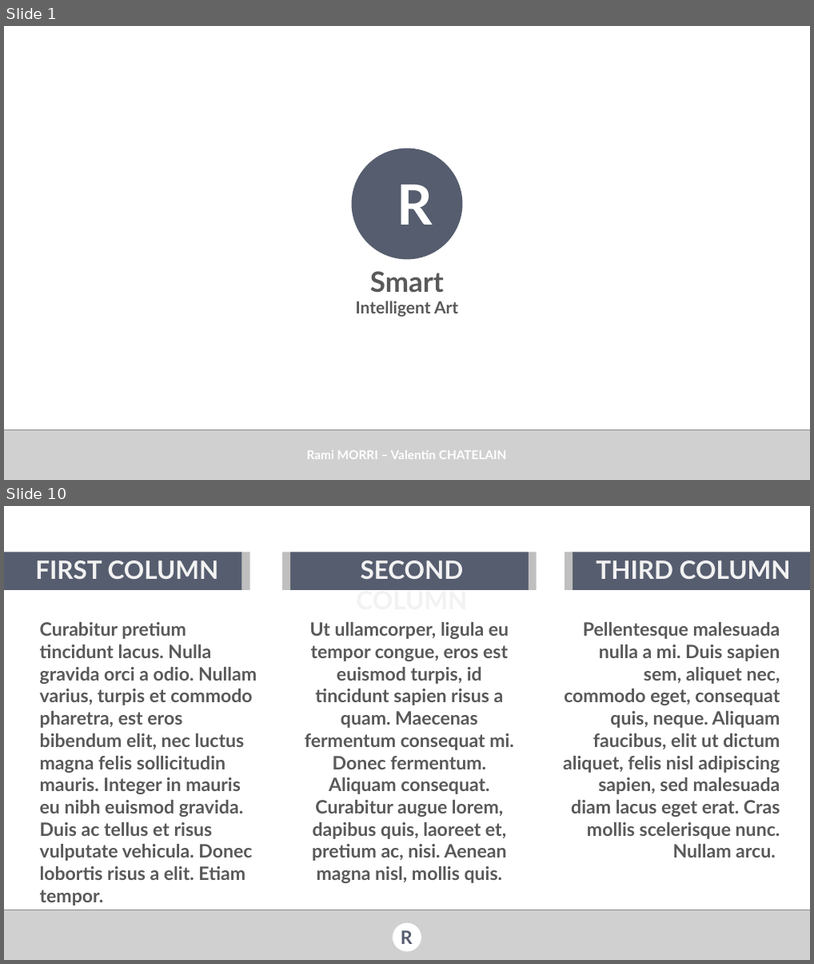
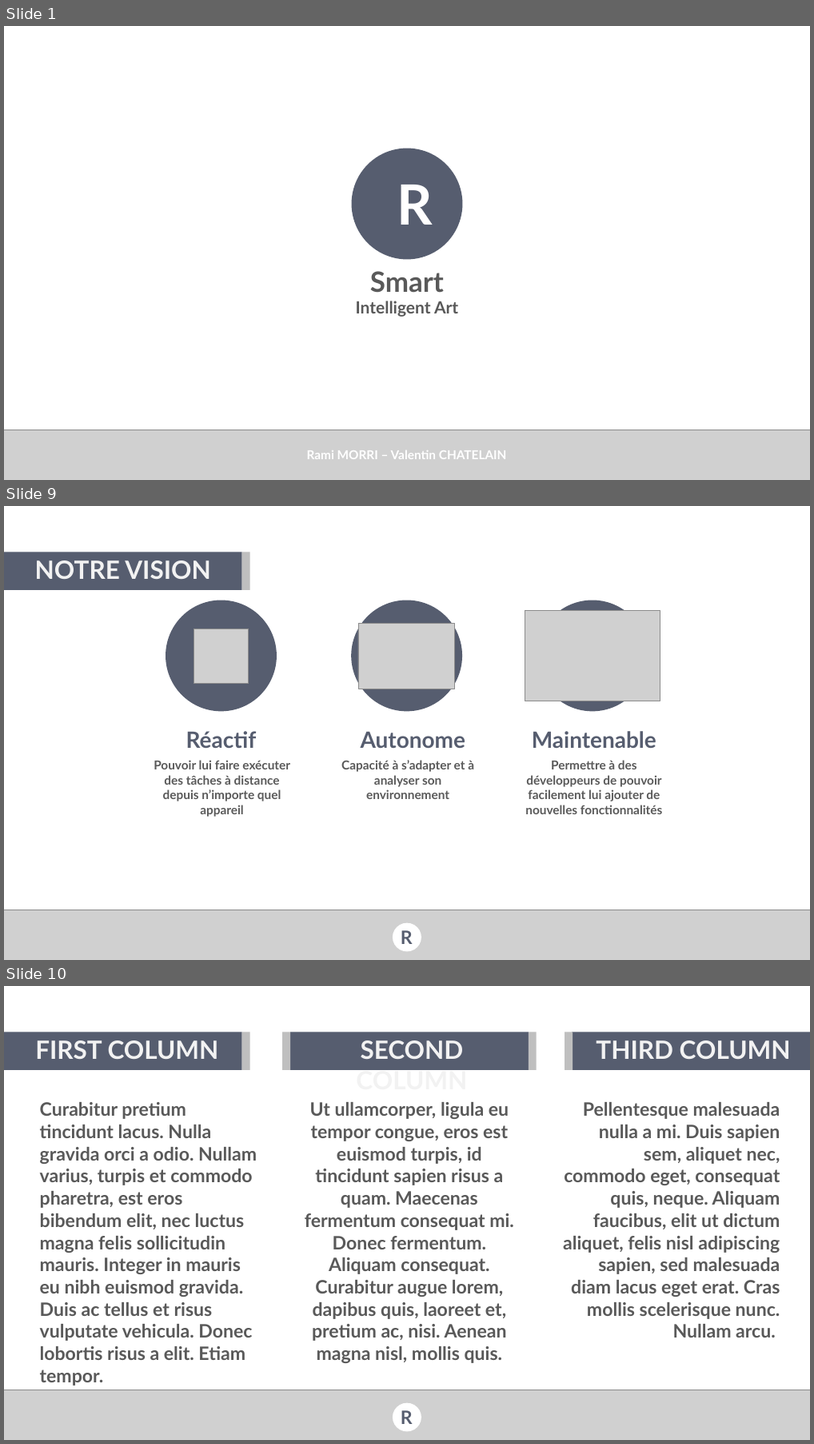
Before and after one commit to val92130/RSmart, a slide deck: Docs/Forum PI/RSmart presentation forum PI.pptx. Shown one above the other, each under a label of ours: slides 1 and 10 before the commit, slides 1, 9 and 10 after it; the slides between them are not shown. The pictures are 814x964 and 814x1444 pixels, drawn with LibreOffice and Linux fonts; fonts in the diff are those of the drawing; grey boxes stand for pictures; background and template pictures are left out. Boxes give left, top, right and bottom in pixels: in the first picture for what was removed or moved away, otherwise in the second. Text is boxed around its words. In the diff, an @@ line names an element or a change of style, - is before the commit and + after.

```diff
--- a/Docs/Forum PI/RSmart presentation forum PI.pptx
+++ b/Docs/Forum PI/RSmart presentation forum PI.pptx
@@ slide 9 added at [4, 506, 810, 960], background picture (left out) @@
@@ rectangle added at [4, 552, 242, 590], fill #565D6F @@
@@ rectangle added at [242, 552, 250, 590], fill #BFBFBF @@
@@ text added at [35, 560, 210, 579], 45 pt, text #F2F2F2, bold @@
+NOTRE VISION
@@ ellipse added at [166, 600, 277, 712], fill #565D6F @@
@@ ellipse added at [351, 600, 463, 712], fill #565D6F @@
@@ ellipse added at [537, 600, 648, 712], fill #565D6F @@
@@ picture added at [358, 624, 455, 688] @@
@@ picture added at [526, 610, 660, 701] @@
@@ picture added at [194, 628, 249, 684] @@
@@ text added at [186, 731, 257, 748], 40 pt, text #565D6F, bold @@
+Réactif
@@ text added at [361, 732, 466, 748], 40 pt, text #565D6F, bold @@
+Autonome
@@ text added at [532, 731, 657, 748], 40 pt, text #565D6F, bold @@
+Maintenable
@@ text added at [154, 760, 290, 816], 22 pt, text #595959, bold @@
+Pouvoir lui faire exécuter des tâches à distance depuis n’importe quel appareil
@@ text added at [342, 760, 474, 799], 22 pt, text #595959, bold @@
+Capacité à s’adapter et à analyser son environnement
@@ text added at [526, 760, 662, 814], 22 pt, text #595959, bold @@
+Permettre à des développeurs de pouvoir facilement lui ajouter de nouvelles fonctionnalités
@@ picture added at [4, 909, 810, 960] @@
@@ ellipse added at [393, 923, 422, 951], fill #FFFFFF @@
@@ text added at [401, 930, 413, 944], 33 pt, text #565D6F, bold @@
+R
```
Also in this commit, not shown: 6 slides changed, 2 other slides added, 3 slides removed.
